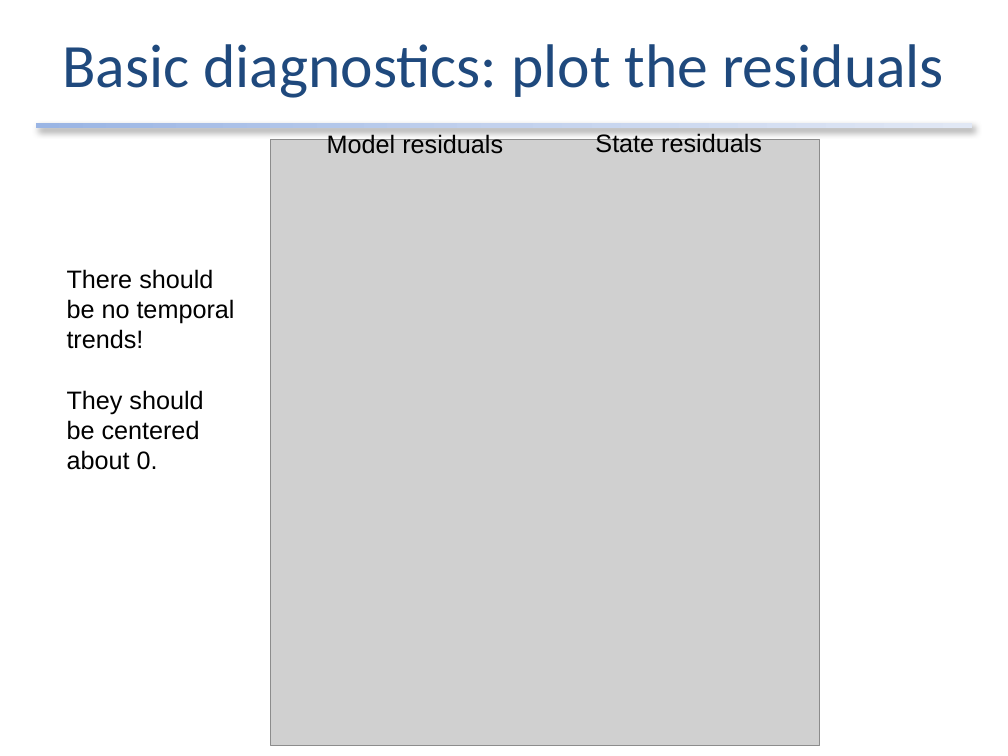
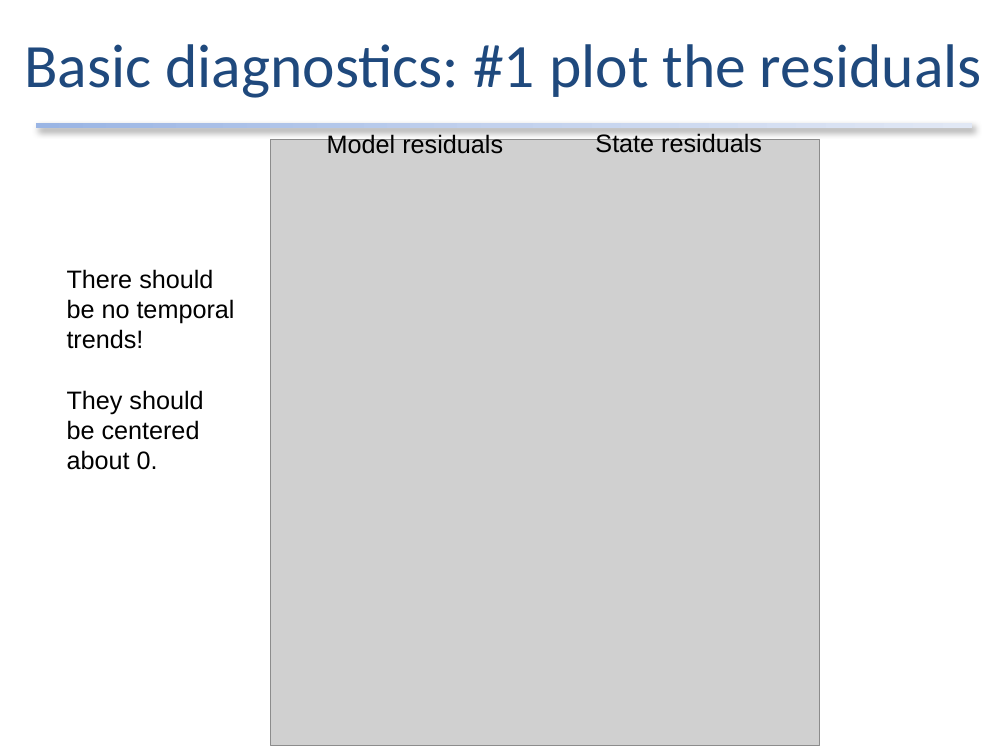
Before and after one commit to atsa-es/atsa, a slide deck: slide 37 of Lectures/Week 3/lec_05_uni_state_space.pptx. Drawn at 1008x756 pixels with LibreOffice and Linux fonts; fonts in the diff are those of the drawing; grey boxes stand for pictures. Boxes give left, top, right and bottom in pixels: in the first picture for what was removed or moved away, otherwise in the second. Text is boxed around its words. In the diff, an @@ line names an element or a change of style, - is before the commit and + after.

```diff
--- a/Lectures/Week 3/lec_05_uni_state_space.pptx
+++ b/Lectures/Week 3/lec_05_uni_state_space.pptx
@@ text at (24,44,982,98): text changed @@
-Basic diagnostics: plot the residuals
+Basic diagnostics: #1 plot the residuals
```
Also in this commit, not shown: 5 other slides changed, 3 slides added, 1 slide removed, 6 other files.
